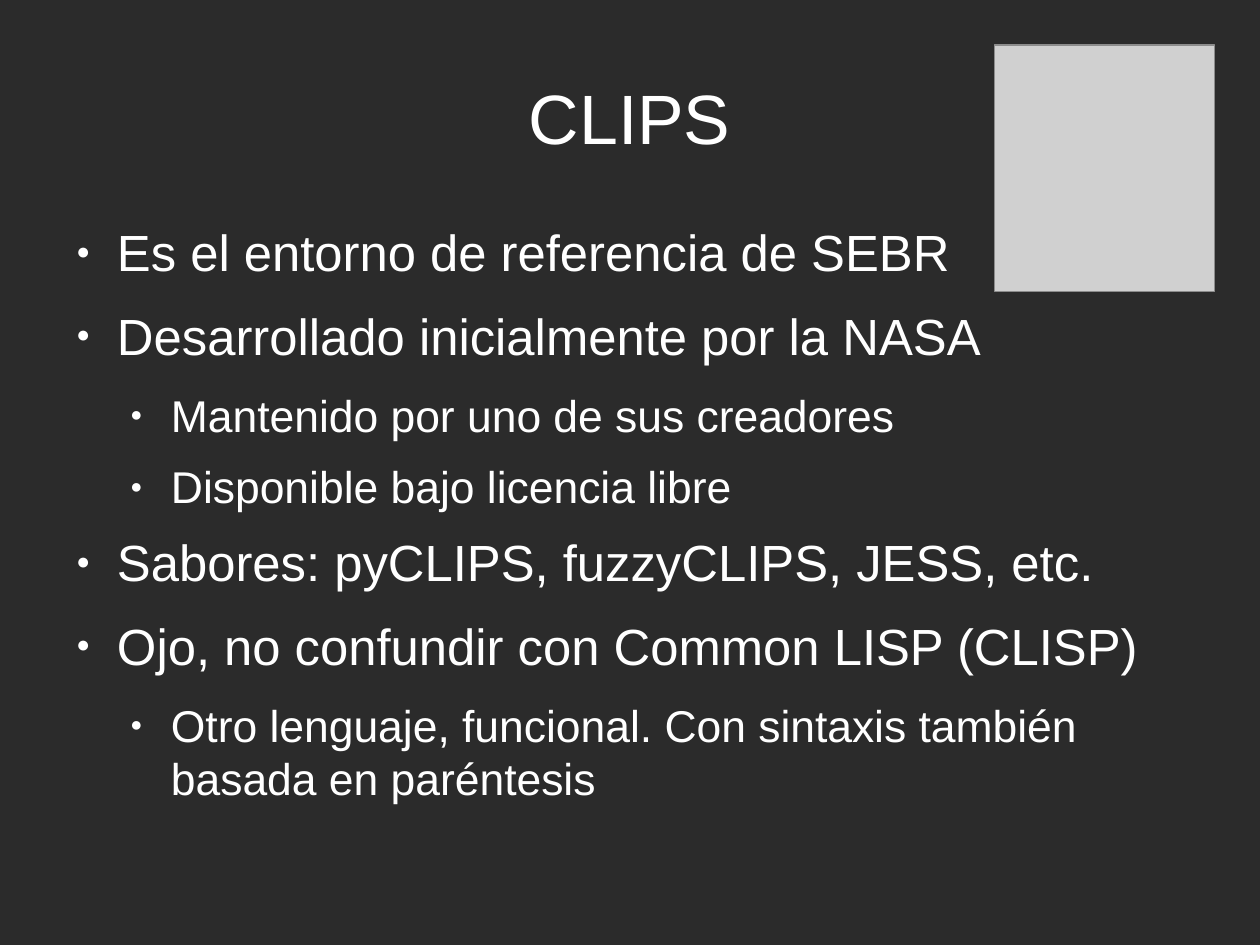
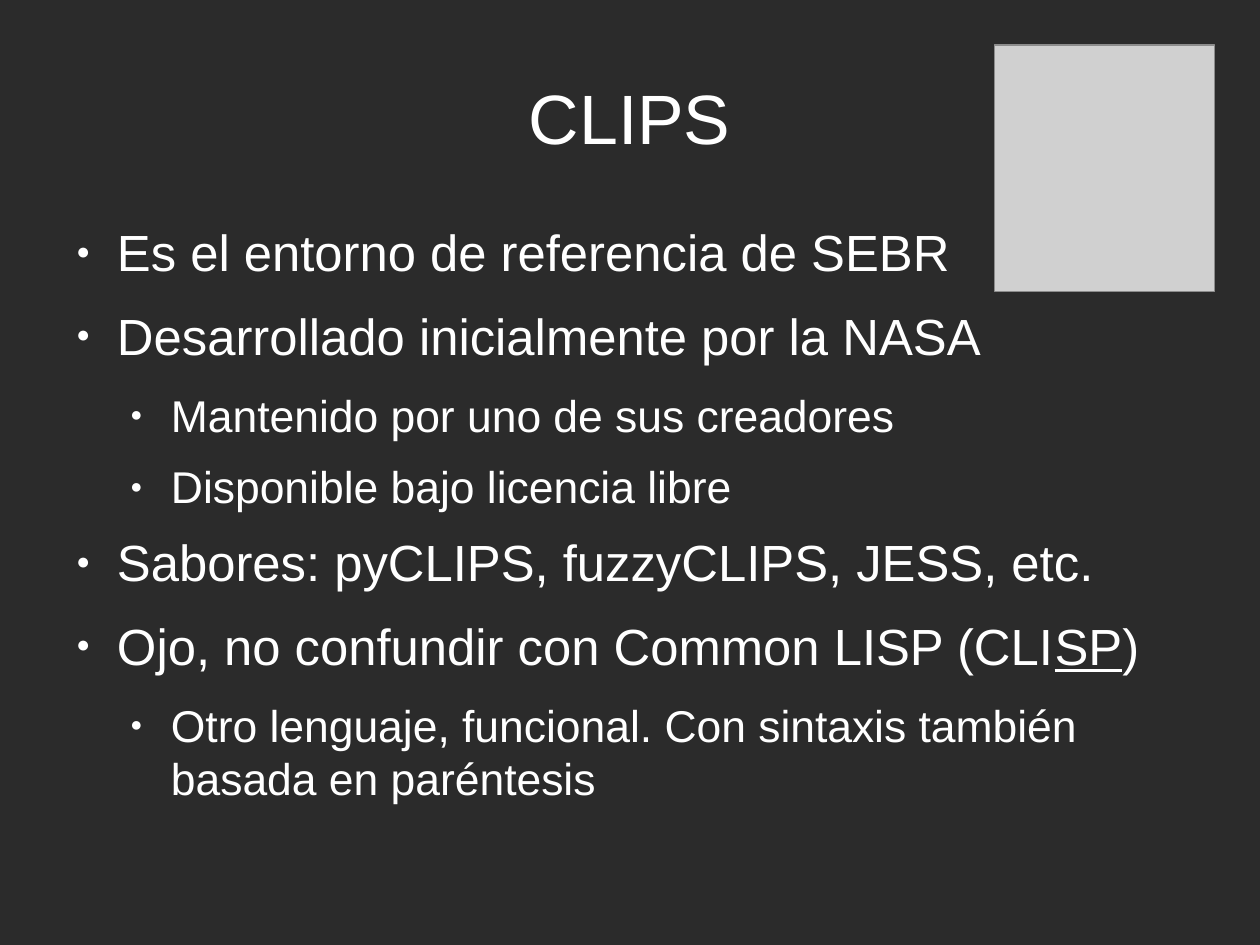
Before and after one commit to rompehielos013013013/gsiege, a slide deck: slide 8 of presentacion/expertoUCLM2014/SSEE-IA.odp. Drawn at 1260x945 pixels with LibreOffice and Linux fonts; fonts in the diff are those of the drawing; grey boxes stand for pictures; background and template pictures are left out; a plain dark background stands for a picture behind light text. Boxes give left, top, right and bottom in pixels: in the first picture for what was removed or moved away, otherwise in the second. Text is boxed around its words. In the diff, an @@ line names an element or a change of style, - is before the commit and + after.

```diff
--- a/presentacion/expertoUCLM2014/SSEE-IA.odp
+++ b/presentacion/expertoUCLM2014/SSEE-IA.odp
@@ text at [117,628,1139,675]: underline on in "(CLISP)" @@
```
Also in this commit, not shown: 17 other slides changed, 6 slides added, 1 other file.
